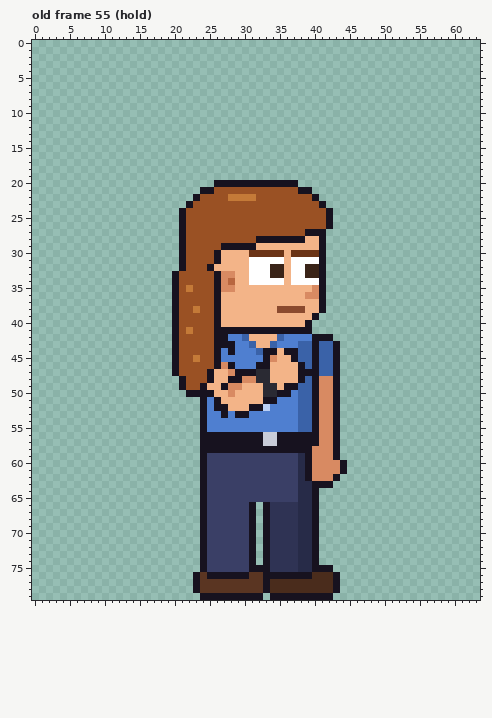
A pixel-art file gets an edit: sprites/custom/custom_intern_long_right_anim.aseprite. The picture above is the old version.
64x80 pixels, 123 frames. Colours within 5 levels of each other are drawn and written as one. Shown: old frame 55 (hold). The commit also changed other frames, which this record leaves out.
The result:
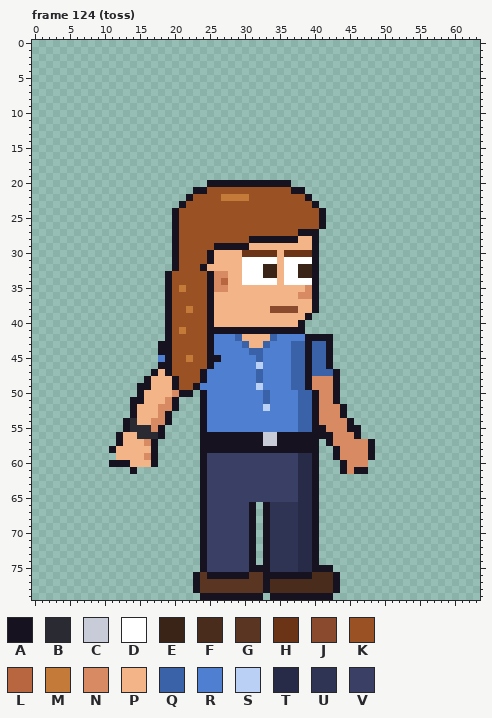
Palette (. is transparent): A #17121f  B #2a2a33  C #c8ccd8  D #ffffff  E #3a2418  F #4a2c1c  G #5a3522  H #6b3416  J #8a4a2e  K #9a5124  L #b8663f  M #c47a38  N #d88a62  P #f3b488  Q #3a62a8  R #4f7fd0  S #bbd0f5  T #272b48  U #2f3354  V #3a3f66
A new or re-ordered frame is compared with the old frame closest to it.
The exact change:
frames 123 -> 129
Frame 124 (toss) is new; against old frame 55 (hold):
y 20: x 25 . -> A; x 37 A -> .
y 21: x 23 . -> A; x 25 A -> K; x 37 K -> A; x 39 A -> .
y 22: x 22..23 .A -> AK; x 27 K -> M; x 31 M -> K; x 39..40 KA -> A.
y 23: x 21..22 .A -> AK; x 40..41 KA -> A.
y 24..26: x 20..21 .A -> AK; x 41..42 KA -> A.
y 27: x 20..21 .A -> AK; x 38 K -> A; x 41 A -> .
y 28: x 20..21 .A -> AK; x 31 K -> A; x 38 A -> P; x 40..41 PA -> A.
y 29: x 20..21 .A -> AK; x 26 K -> A; x 31 A -> P; x 40..41 PA -> A.
y 30: x 20..21 .A -> AK; x 25..26 KA -> AP; x 30 P -> H; x 35..36 HP -> PH; x 40..41 HA -> A.
y 31: x 20..21 .A -> AK; x 25..26 KA -> AP; x 30 P -> D; x 35..36 DP -> PD; x 40..41 DA -> A.
y 32: x 20..21 .A -> AK; x 24..25 KA -> AP; x 30 P -> D; x 33 D -> E; x 35..36 EP -> PD; x 38 D -> E; x 40..41 EA -> A.
y 33: x 19..20 .A -> AK; x 25..26 KA -> AN; x 28 N -> P; x 30 P -> D; x 33 D -> E; x 35..36 EP -> PD; x 38 D -> E; x 40..41 EA -> A.
y 34: x 19..20 .A -> AK; x 25..28 KANL -> ANLP; x 30 P -> D; x 35..36 DP -> PD; x 40..41 DA -> A.
y 35: x 19..22 .AKM -> AKMK; x 25..26 KA -> AN; x 28 N -> P; x 39..41 PNA -> NA.
y 36: x 19..20 .A -> AK; x 25..26 KA -> AP; x 38 P -> N; x 40..41 NA -> A.
y 37: x 19..20 .A -> AK; x 25..26 KA -> AP; x 40..41 PA -> A.
y 38: x 19..20 .A -> AK; x 22..23 KM -> MK; x 25..26 KA -> AP; x 34 P -> J; x 38 J -> P; x 40..41 PA -> A.
y 39: x 19..20 .A -> AK; x 25..26 KA -> AP; x 39..40 PA -> A.
y 40: x 19..20 .A -> AK; x 25..26 KA -> AP; x 38..39 PA -> A.
y 41: x 19..22 .AKM -> AKMK; x 25 K -> A; x 39 A -> .
y 42: x 19..20 .A -> AK; x 25..27 KAA -> ARR; x 29..30 RQ -> QP; x 34..35 PQ -> QR; x 39 R -> A
y 43: x 18..20 ..A -> AAK; x 25..28 KAAA -> ARRR; x 30..31 RQ -> QP; x 33..34 PQ -> QR; x 37 R -> Q; x 39..40 QA -> AQ; x 42..43 QA -> A.
y 44: x 18..20 ..A -> AAK; x 25..26 KA -> AR; x 28 A -> R; x 31 R -> Q; x 33..37 AAPAA -> RRRRQ; x 39..40 QA -> AQ; x 42..43 QA -> A.
y 45: x 18..20 ..A -> RAK; x 22..23 KM -> MK; x 25 K -> A; x 32..37 RANPPA -> QRRRRQ; x 39..40 QA -> AQ; x 42..43 QA -> A.
y 46: x 18..20 ..A -> AAK; x 25..28 KANA -> ARRR; x 32..40 AAPPPPAQA -> SRRRRQQAQ; x 42..43 QA -> A.
y 47: x 17..20 ...A -> APAK; x 24..38 KAPPNAAABBPPPPA -> ARRRRRRRQRRRRQQ; x 40 A -> Q
y 48: x 16..21 .....A -> APPPAK; x 24..40 KAPPAANNBBPPPPAQA -> ARRRRRRRQRRRRQQAN
y 49: x 15..21 ......A -> AAPPPAK; x 23..37 KAPPANNPPPBBPAA -> ARRRRRRRRSRRRRQ; x 39..40 QA -> AN
y 50: x 15..21 ....... -> APPPPNA; x 23 A -> .; x 25..36 APPNPPPPBBAA -> RRRRRRRRQRRR
y 51: x 14..20 ....... -> AAPPPNA; x 26..34 APPPPPPAA -> RRRRRRRQR
y 52: x 14..20 ....... -> APPPNNA; x 26..32 AAPPPAA -> RRRRRRR; x 43..44 A. -> NA
y 53: x 14..19 ...... -> APPPNA; x 27 A -> R; x 29..30 AA -> RR; x 43..44 A. -> NA
y 54: x 13..19 ....... -> ABPPNNA; x 43..45 A.. -> NNA
y 55: x 13..18 ...... -> ABBBNA; x 41 N -> A; x 43..46 A... -> NNAA
y 56: x 12..18 ....... -> APPBBBA; x 41..46 NNA... -> AANNNA
y 57: x 12..17 ...... -> APPPNA; x 41..48 NNA..... -> .ANNNNNA
y 58: x 11..17 ....... -> APPPPPA; x 40..42 NNN -> A..; x 44..48 ..... -> NNNNA
y 59: x 12..17 ...... -> PPPPNA; x 39..42 ANNN -> TA..; x 44..48 ..... -> NNNNA
y 60: x 11..17 ....... -> AAAPPPA; x 39..43 ANNNN -> TA...; x 45..47 ... -> NNN
y 61: x 14 . -> A; x 39..43 ANNNN -> TA...; x 45..47 ... -> NAA
y 62: x 39..43 ANNNA -> TA...
y 63: x 41..42 AA -> ..
Where, in picture pixels (left, top, right, bottom), the same in both pictures:
changed: (109, 180, 375, 488)
